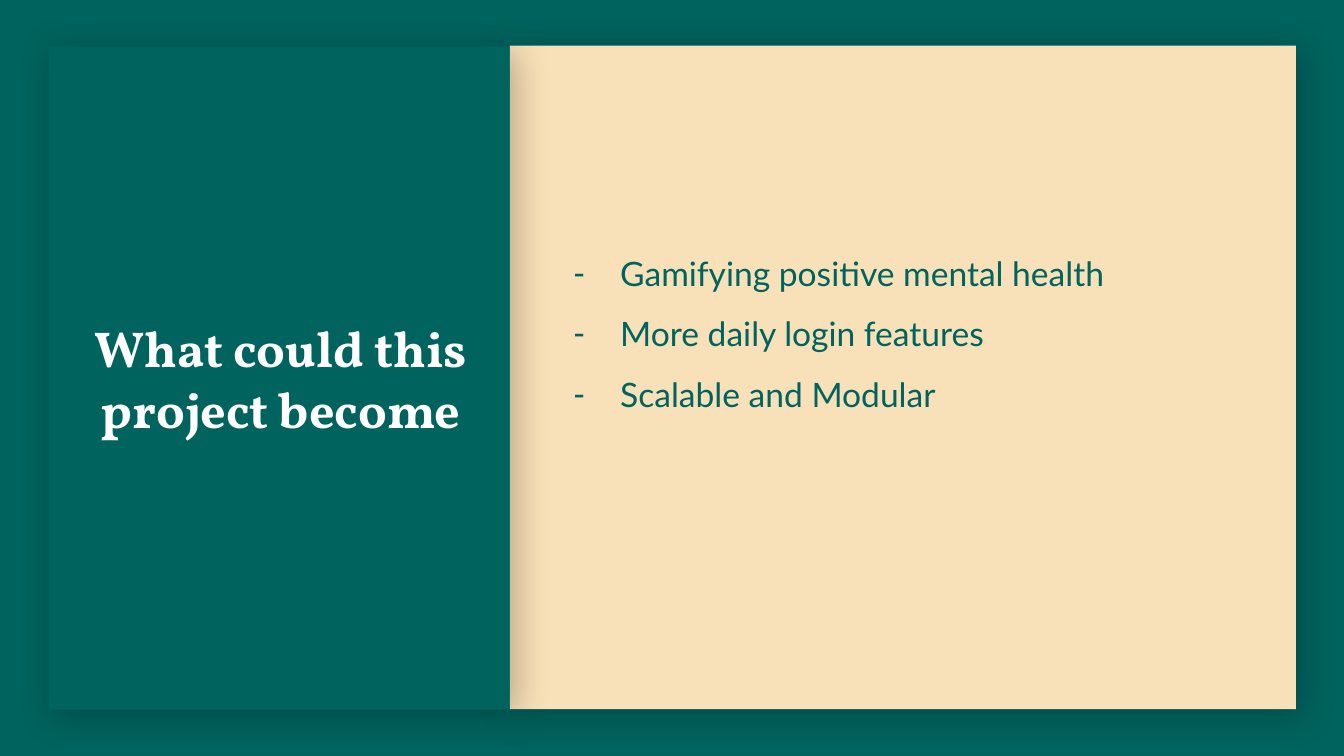
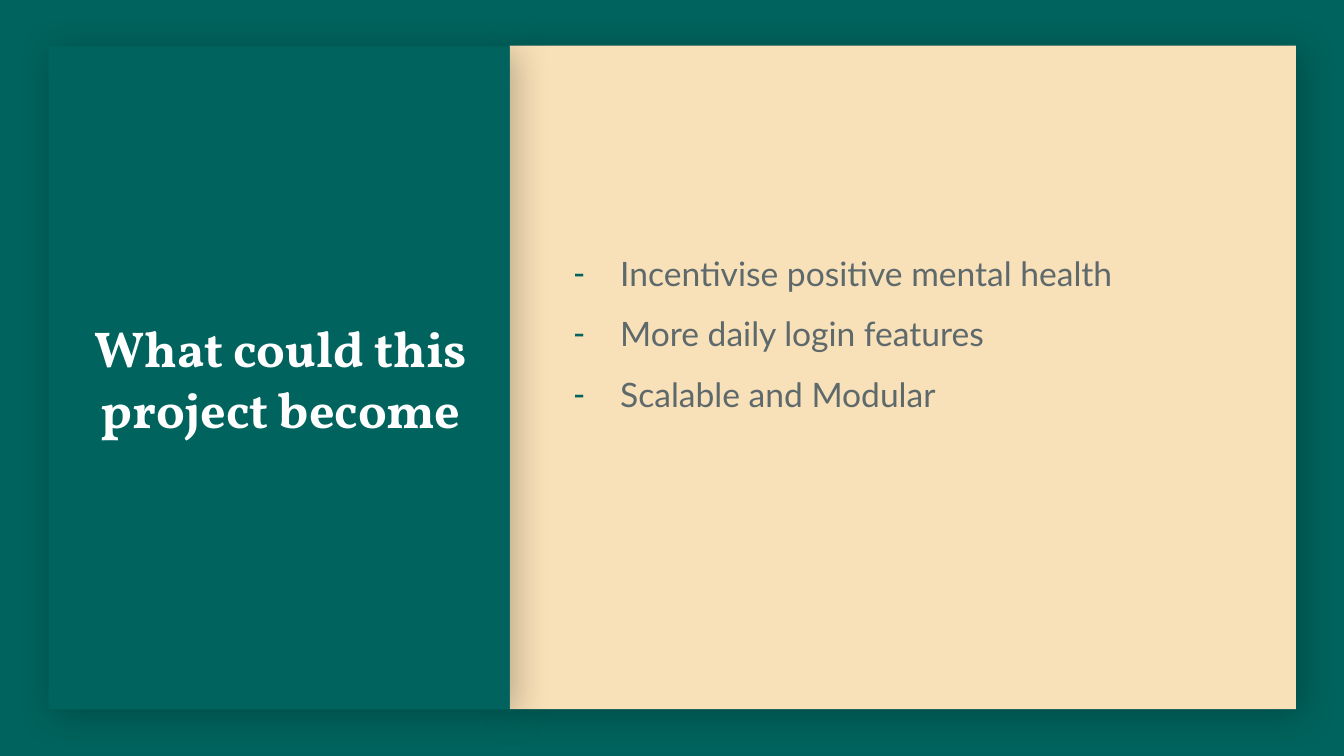
Before and after one commit to CamH04/Enterprise-Project-Group-9, a slide deck: slide 9 of Assignment2/B6 Presentation Documentation and Prototype/presentations/MY Software Presentation 3.pptx. Drawn at 1344x756 pixels with LibreOffice and Linux fonts; fonts in the diff are those of the drawing; background and template pictures are left out. Boxes give left, top, right and bottom in pixels: in the first picture for what was removed or moved away, otherwise in the second. Text is boxed around its words. In the diff, an @@ line names an element or a change of style, - is before the commit and + after.

```diff
--- a/Assignment2/B6 Presentation Documentation and Prototype/presentations/MY Software Presentation 3.pptx
+++ b/Assignment2/B6 Presentation Documentation and Prototype/presentations/MY Software Presentation 3.pptx
@@ text at (x1=620, y1=261, x2=1112, y2=292): text changed; text colour #00635D to #5E696C @@
-– Gamifying positive mental health
+– Incentivise positive mental health
@@ text at (x1=620, y1=321, x2=984, y2=407): text colour #00635D to #5E696C in "More daily login features", "Scalable and Modular" @@
```
Also in this commit, not shown: 6 other slides changed, 2 other files.
